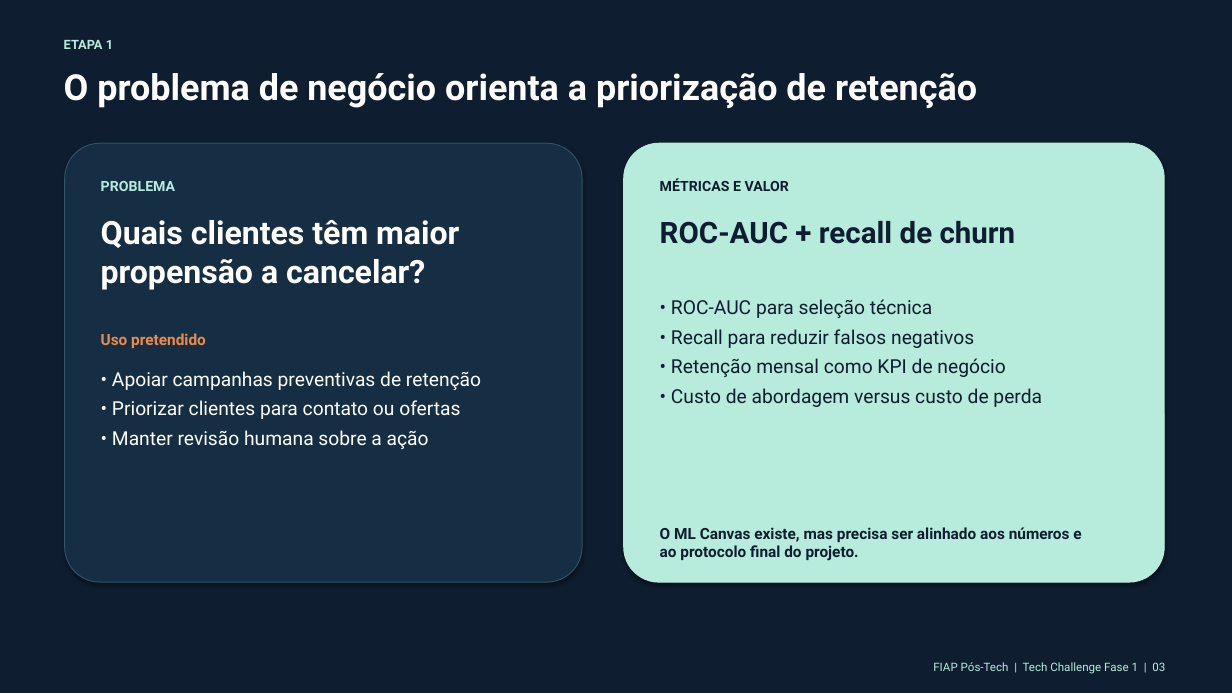
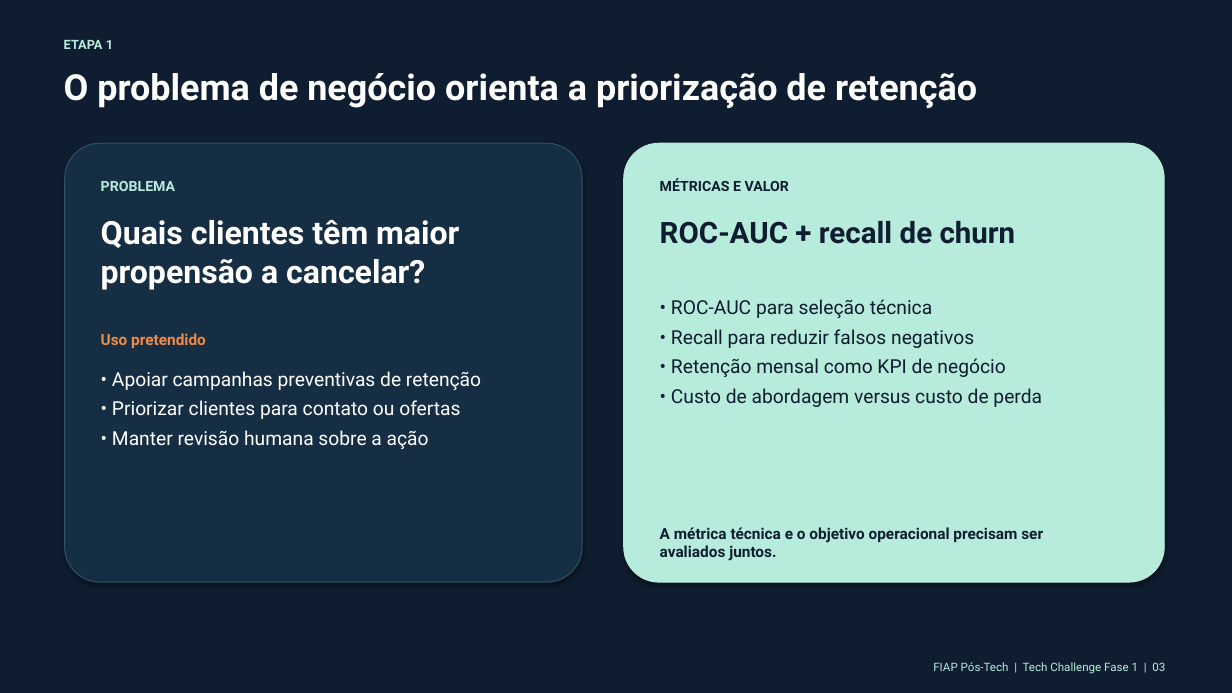
Before and after one commit to SamuelCambui/trabalho-final-fase-1, a slide deck: slide 3 of docs/apresentacao_projeto_churn.pptx. Drawn at 1232x693 pixels with LibreOffice and Linux fonts; fonts in the diff are those of the drawing. Boxes give left, top, right and bottom in pixels: in the first picture for what was removed or moved away, otherwise in the second. Text is boxed around its words. In the diff, an @@ line names an element or a change of style, - is before the commit and + after.

Commit message:
update (apresentação): Revisão da apresentação do projeto.

```diff
--- a/docs/apresentacao_projeto_churn.pptx
+++ b/docs/apresentacao_projeto_churn.pptx
@@ text at box(660, 527, 1043, 561): text changed @@
-O ML Canvas existe, mas precisa ser alinhado aos números e ao protocolo final do projeto.
+A métrica técnica e o objetivo operacional precisam ser avaliados juntos.
```
Also in this commit, not shown: 9 other slides changed, 1 other file.
